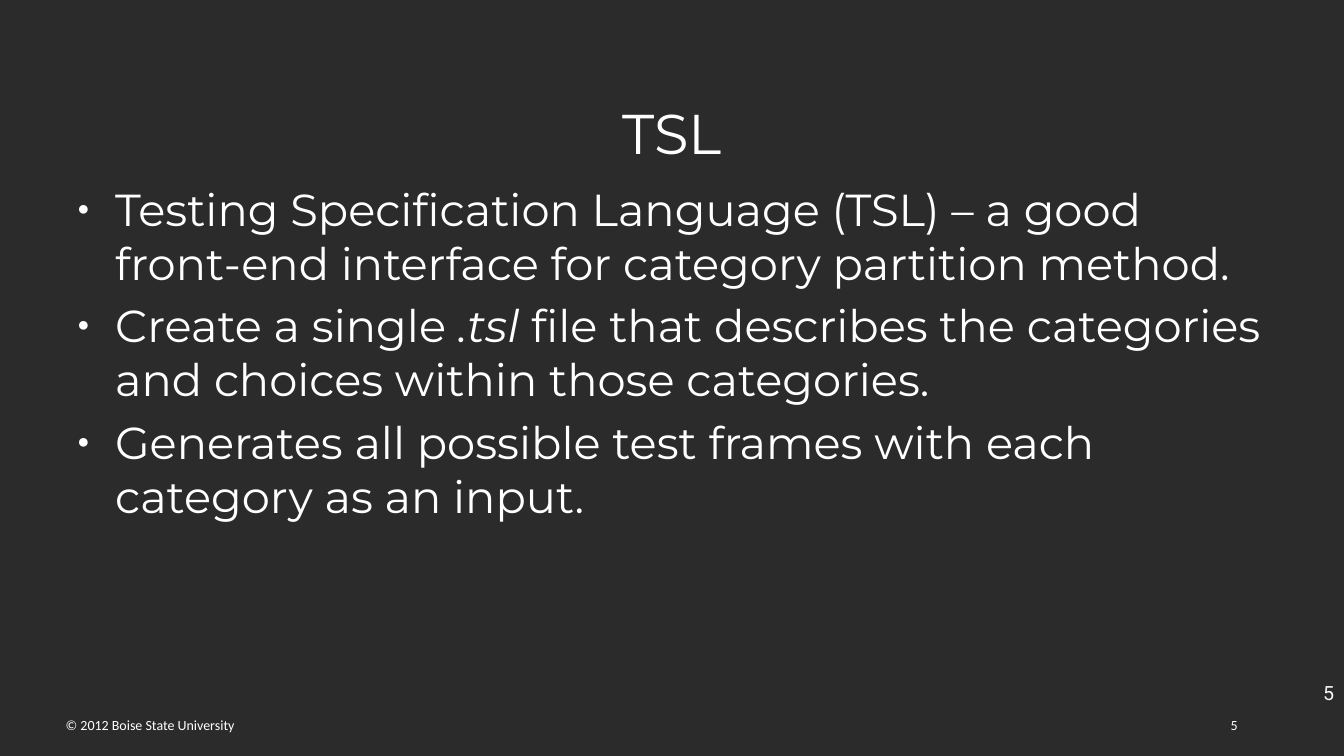
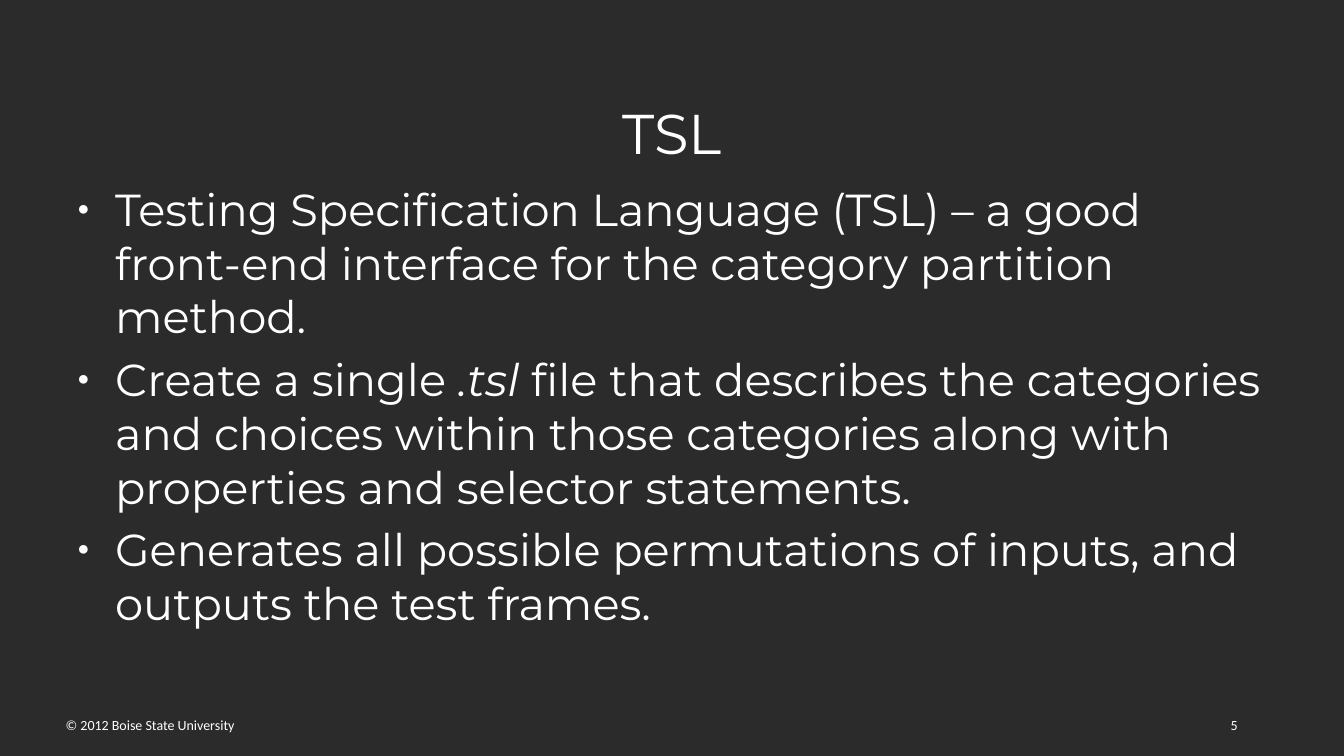
Before and after one commit to Panik-Kontrol/MastersProject, a slide deck: slide 5 of BoiseState_project_proposal.pptx. Drawn at 1344x756 pixels with LibreOffice and Linux fonts; fonts in the diff are those of the drawing; background and template pictures are left out; a plain dark background stands for a picture behind light text. Boxes give left, top, right and bottom in pixels: in the first picture for what was removed or moved away, otherwise in the second. Text is boxed around its words. In the diff, an @@ line names an element or a change of style, - is before the commit and + after.

```diff
--- a/BoiseState_project_proposal.pptx
+++ b/BoiseState_project_proposal.pptx
@@ text at [115,192,1261,629]: text changed @@
-● Testing Specification Language (TSL) – a good front-end interface for category partition method.
-● Create a single .tsl file that describes the categories and choices within those categories.
-● Generates all possible test frames with each category as an input.
+● Testing Specification Language (TSL) – a good front-end interface for the category partition method.
+● Create a single .tsl file that describes the categories and choices within those categories along with properties and selector statements.
+● Generates all possible permutations of inputs, and outputs the test frames.
@@ page number removed at [1323,686,1334,700] @@
-5
```
Also in this commit, not shown: 12 other slides changed, 3 slides added.
